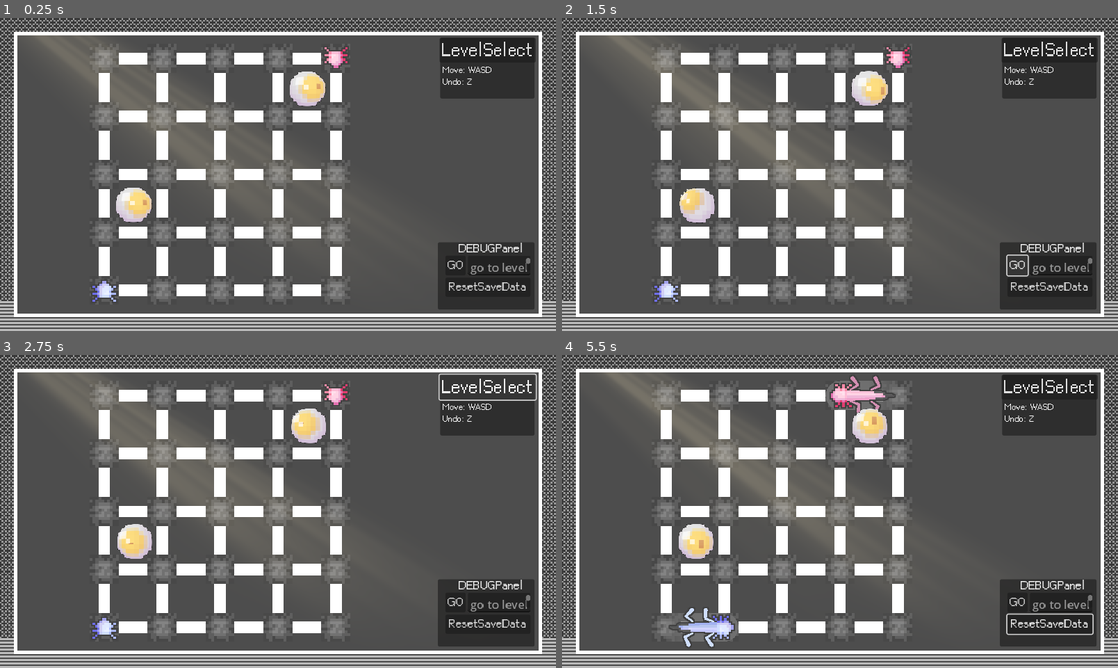
Above: before the commit, frames 1-4 (two rows, left to right).
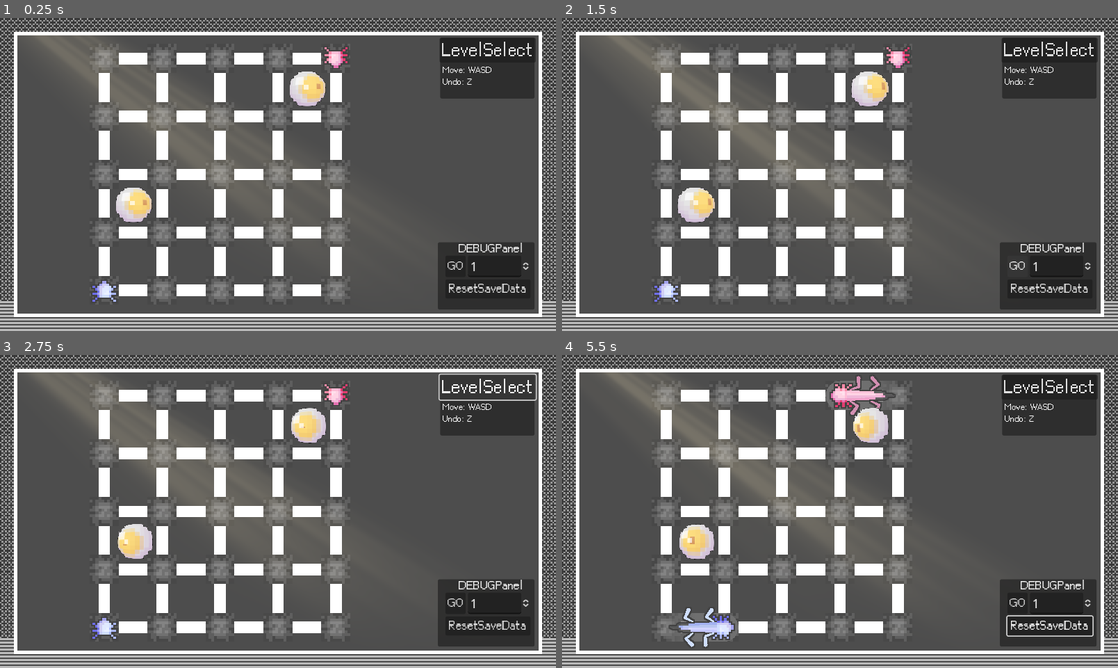
Above: after the commit, the same moments.

Repository: r8114wjbn9118/Hello-Godot-Game-Jam-1
Game: Godot game, scene res://scene/level/Level_1.tscn
The game is run twice, just before and just after one commit, with the same random seed, the same clock (stepped at 60 frames per second) and the same inputs. The engine's default icon, where the game draws it, is replaced by a stand-in: a white triangle on a blue panel in a dark square.
Inputs (mouse positions are in pixels of both pictures, inside the frame that each line leads up to):
- Up to frame 1 (0.25 s): no input
- Up to frame 2 (1.5 s): click "GO" at 0.5 s; click "GO" at 1.25 s
- Up to frame 3 (2.75 s): click "LevelSelect" at 2 s
- Up to frame 4 (5.5 s): click "ResetSaveData" at 2.75 s; move the mouse to (962, 495) at 3.52 s; hold Right (ui_right) 3.53-4.28 s; hold Z (z) 3.53-4.28 s; move the mouse to (728, 527) at 4.27 s; hold Down (ui_down) 4.28-5.03 s; tap Z (z) at 4.35 s; move the mouse to (895, 442) at 5.02 s; hold Right (ui_right) from 5.03 s (still down); hold Z (z) from 5.03 s (still down)

The runs differ from the first frame. In frame 1, 0.4% of the frame differs, in the area x 80-96%, y 76-88%; in frame 2, 1.2%; in frame 3, 0.8%; in frame 4, 1.8%, in the area x 21-96%, y 6-94%.
Error before the commit: Invalid access to property or key 'text' on a base object of type 'null instance'. (res://MapItems/UI/GameUI.gd:15)

Commit message:
add param to change foreground image in map

Diff:
--- a/Map/Map.gd
+++ b/Map/Map.gd
@@ -20,6 +20,11 @@
 	set(value):
 		tile_scale = value
 		update_tile()
+
+@export var fg_img:GameManager.FG_TYPE:
+	set(value):
+		fg_img = value
+		if ui: ui.set_fg_img(fg_img)
 #endregion
 
 #region 變量(遊戲)
@@ -48,6 +53,7 @@
 @onready var v_edge_manager = %VEdge
 @onready var eye_manager = %Eye
 @onready var worm_manager = %Worm
+@onready var ui:GameUI = %GameUI
 #endregion
 
 var timer:float = 0.0 # update timer
@@ -68,8 +74,10 @@
 		h_edge_manager.max_available_count = max_available_count
 		v_edge_manager.max_available_count = max_available_count
 
+		ui.init(level, fg_img)
+
 	# 太大擋住畫面, 編輯時先關閉
-	#%Foreground.visible = not Engine.is_editor_hint()
+	ui.visible = not Engine.is_editor_hint()
 	%Light.visible = not Engine.is_editor_hint()
 	%fade.visible = not Engine.is_editor_hint()
 
@@ -245,7 +253,6 @@
 	game_finish()
 
 func game_finish():
-	var ui:GameUI = %GameUI
 	ui.EndAnimeEnd.connect(GameManager.finish_level.bind(level))
 	ui.EndAnimeStart()
 #
--- a/Map/Map.tscn
+++ b/Map/Map.tscn
@@ -88,6 +88,10 @@
 offset_right = 960.0
 offset_bottom = 541.0
 
+[node name="GameUI" parent="." instance=ExtResource("12_xxg6l")]
+unique_name_in_owner = true
+visible = false
+
 [node name="fade" type="ColorRect" parent="."]
 unique_name_in_owner = true
 visible = false
@@ -96,9 +100,7 @@
 offset_bottom = 540.0
 color = Color(0, 0, 0, 0)
 
-[node name="GameUI" parent="." instance=ExtResource("12_xxg6l")]
-unique_name_in_owner = true
-
 [node name="Camera2D" type="Camera2D" parent="."]
+visible = false
 position = Vector2(480, 270)
 enabled = false
--- a/MapItems/UI/GameUI.gd
+++ b/MapItems/UI/GameUI.gd
@@ -1,18 +1,31 @@
 class_name GameUI extends CanvasLayer
+
+
 func EndAnimeStart():
 	EndAnimeEnd.emit()
 signal EndAnimeEnd
 
+@onready var fg = %Foreground
+@onready var input = %Input
 
+var fg_img:
+	set(target):
+		if target is GameManager.FG_TYPE:
+			fg.texture = GameManager.get_fg_img(target)
+		elif target is Texture2D:
+			fg.texture = target
+		elif target is String and target:
+			fg.texture = load(target)
+	get: return fg.texture if fg else null
 
-
-
-
+func init(level, fg_img):
+	input.value = level
+	self.fg_img = fg_img
 #
 
 
 func _on_button_button_down() -> void: ## goto level
-	GameManager.goto_level(int($Control/DEBUGPanel/TextEdit.text))
+	GameManager.goto_level(input.value)
 
 
 func _on_reset_data_button_button_down() -> void:
--- a/MapItems/UI/GameUI.tscn
+++ b/MapItems/UI/GameUI.tscn
@@ -1,17 +1,13 @@
-[gd_scene load_steps=5 format=3 uid="uid://b2tyifmg01tlv"]
+[gd_scene load_steps=4 format=3 uid="uid://b2tyifmg01tlv"]
 
 [ext_resource type="Script" path="res://MapItems/UI/GameUI.gd" id="1_bmuld"]
-[ext_resource type="PackedScene" uid="uid://ckbpjay4esc8r" path="res://MapItems/Foreground.tscn" id="2_j8pnb"]
-[ext_resource type="Theme" uid="uid://f050vq24bj7p" path="res://fonts/Theme.tres" id="3_cqal2"]
+[ext_resource type="Theme" uid="uid://gsakknmlk7u6" path="res://fonts/Theme.tres" id="3_cqal2"]
 
 [sub_resource type="Theme" id="Theme_bhsl5"]
 default_font_size = 20
 
 [node name="GameUI" type="CanvasLayer"]
 script = ExtResource("1_bmuld")
-
-[node name="Foreground" parent="." instance=ExtResource("2_j8pnb")]
-z_index = 0
 
 [node name="Control" type="Control" parent="."]
 layout_mode = 3
@@ -21,6 +17,15 @@
 grow_horizontal = 2
 grow_vertical = 2
 theme = ExtResource("3_cqal2")
+
+[node name="Foreground" type="TextureRect" parent="Control"]
+unique_name_in_owner = true
+layout_mode = 1
+anchors_preset = 15
+anchor_right = 1.0
+anchor_bottom = 1.0
+grow_horizontal = 2
+grow_vertical = 2
 
 [node name="DEBUGPanel" type="Panel" parent="Control"]
 layout_mode = 1
@@ -50,10 +55,10 @@
 layout_mode = 2
 text = "GO"
 
-[node name="TextEdit" type="TextEdit" parent="Control/DEBUGPanel/VBoxContainer/HBoxContainer"]
+[node name="Input" type="SpinBox" parent="Control/DEBUGPanel/VBoxContainer/HBoxContainer"]
+unique_name_in_owner = true
 layout_mode = 2
 size_flags_horizontal = 3
-placeholder_text = "go to level"
 
 [node name="ResetDataButton" type="Button" parent="Control/DEBUGPanel/VBoxContainer"]
 layout_mode = 2
--- a/script/GameManager.gd
+++ b/script/GameManager.gd
@@ -13,6 +13,10 @@
 	return LEVEL.size()-1
 
 func goto_level(target:int):
+	if target >= LEVEL.size():
+		printerr('GameManager.goto_level({0}): 無效目標'.format([target]))
+		return
+
 	var path = LEVEL[target]
 	if path:
 		get_tree().change_scene_to_file(path)
@@ -110,3 +114,31 @@
 	return _save_data.GetFinishedLevels().size() == LEVEL.size()
 
 #endregion
+
+#region 新建程式碼區域
+
+enum FG_TYPE {
+	MONOCHRMOE,
+	SPRING,
+	SUMMER,
+	FALL,
+	WINTER
+}
+var forefround_list = [
+	"res://image/觀察箱底圖素材/黑白.png",
+	"res://image/觀察箱底圖素材/春.png",
+	"res://image/觀察箱底圖素材/夏.png",
+	"res://image/觀察箱底圖素材/秋.png",
+	"res://image/觀察箱底圖素材/冬.png",
+]
+
+func get_fg_img(target:FG_TYPE):
+	if target == null:
+		return null
+	if target >= forefround_list.size():
+		return null
+
+	var path = forefround_list[target]
+	return load(path)
+
+#endregion
Not shown: 1 places in fonts/Theme.tres that only renumber resources
Binary file changed: text/text.en.translation
